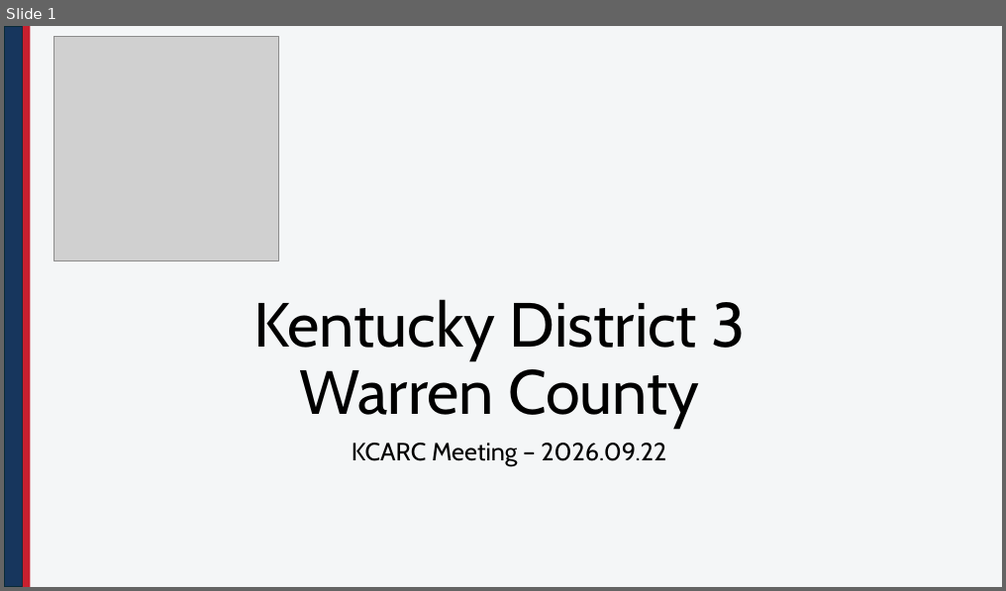
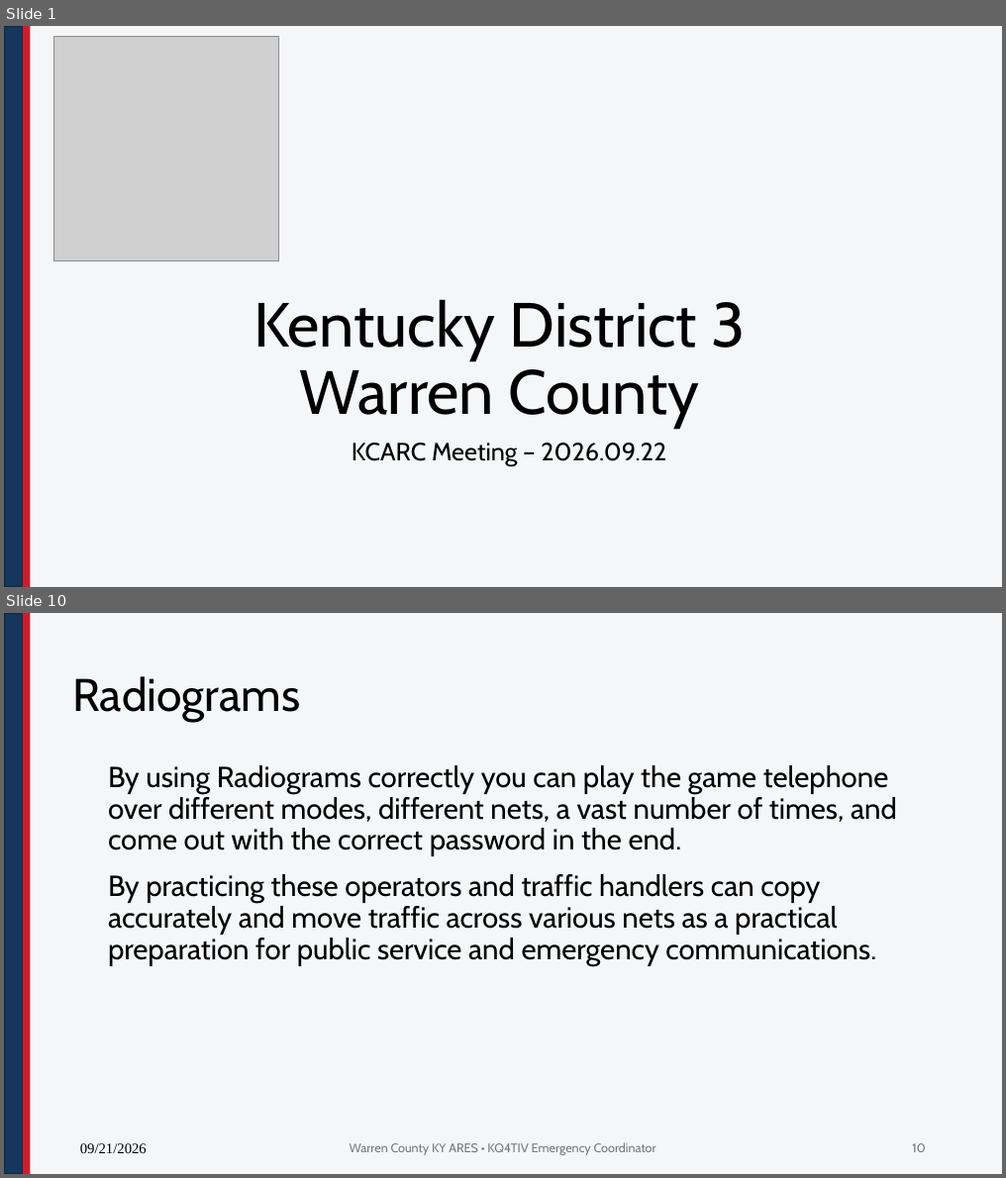
Before and after one commit to nathanielbutts/nathanielbutts.github.io, a slide deck: documents/meetings/KCARC Meeting 20260922.pptx. Shown one above the other, each under a label of ours: slide 1 before the commit, slides 1 and 10 after it; the slides between them are not shown. The pictures are 1006x591 and 1006x1178 pixels, drawn with LibreOffice and Linux fonts; fonts in the diff are those of the drawing; grey boxes stand for pictures; background and template pictures are left out. Boxes give left, top, right and bottom in pixels: in the first picture for what was removed or moved away, otherwise in the second. Text is boxed around its words. In the diff, an @@ line names an element or a change of style, - is before the commit and + after.

```diff
--- a/documents/meetings/KCARC Meeting 20260922.pptx
+++ b/documents/meetings/KCARC Meeting 20260922.pptx
@@ slide 10 added at [4,613,1002,1174], background #F4F6F7; not listed: 2 template elements that a slide beside it also shows @@
@@ title added at [72,676,300,722], 44 pt, text #000000 @@
+Radiograms
@@ text added at [108,765,897,966], 28 pt, text #000000 @@
+By using Radiograms correctly you can play the game telephone over different modes, different nets, a vast number of times, and come out with the correct password in the end.
+By practicing these operators and traffic handlers can copy accurately and move traffic across various nets as a practical preparation for public service and emergency communications.
@@ text added at [80,1144,147,1154], 14 pt, text #000000 @@
+09/21/2026
@@ text added at [350,1143,656,1156], 12 pt, text #797979 @@
+Warren County KY ARES • KQ4TIV Emergency Coordinator
@@ page number added at [912,1144,925,1153], 12 pt, text #797979 @@
+10
```
Also in this commit, not shown: 3 slides changed, 5 other slides added, 2 other files.
